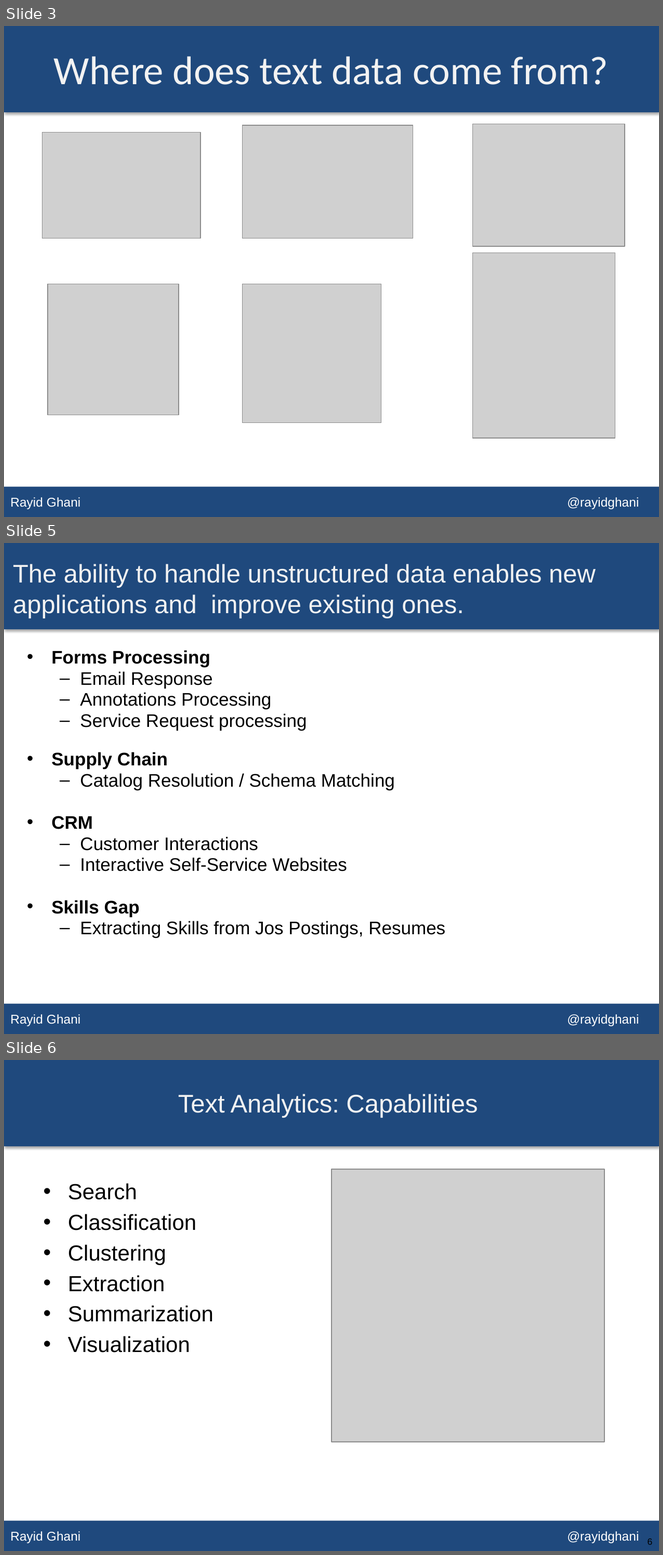
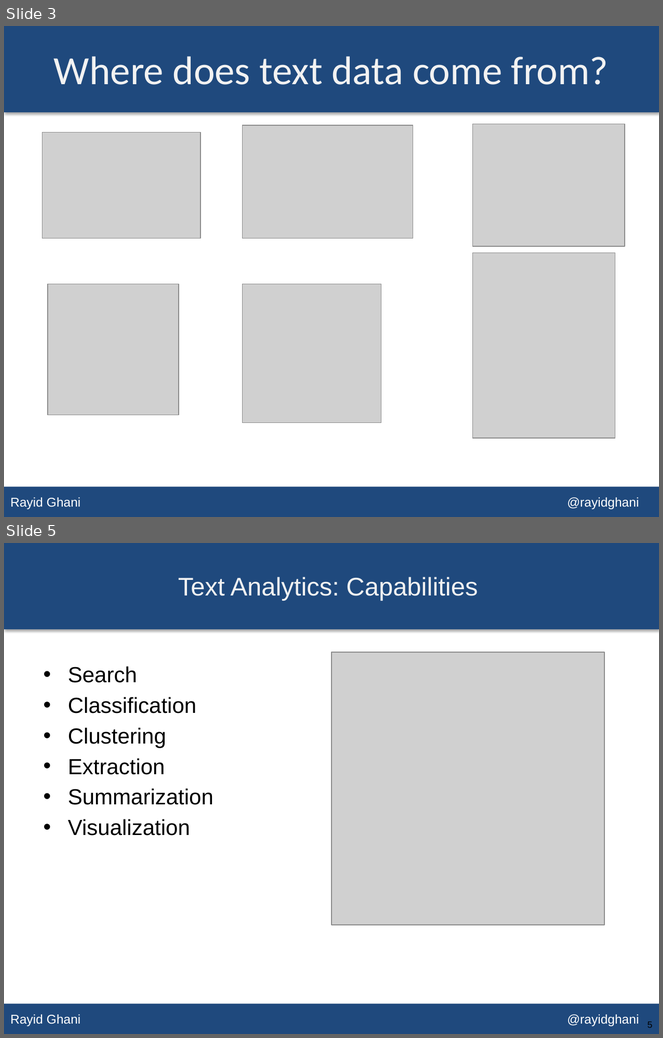
Before and after one commit to dssg/MLforPublicPolicy, a slide deck: Lectures/Lecture 12 - Text Analysis.pptx. Shown one above the other, each under a label of ours: slides 3, 5 and 6 before the commit, slides 3 and 5 after it; the slides between them are not shown. The pictures are 663x1555 and 663x1038 pixels, drawn with LibreOffice and Linux fonts; fonts in the diff are those of the drawing; grey boxes stand for pictures. Boxes give left, top, right and bottom in pixels: in the first picture for what was removed or moved away, otherwise in the second. Text is boxed around its words. In the diff, an @@ line names an element or a change of style, - is before the commit and + after.

Commit message:
updated text analysis lecture

```diff
--- a/Lectures/Lecture 12 - Text Analysis.pptx
+++ b/Lectures/Lecture 12 - Text Analysis.pptx
@@ slide 5 removed at [4,543,659,1034], background #FFFFFF; not listed: 2 template elements that a slide beside it also shows @@
@@ title removed at [13,564,596,618] @@
-The ability to handle unstructured data enables new applications and improve existing ones.
@@ text removed at [51,650,445,938] @@
-• Forms Processing
-  – Email Response
-  – Annotations Processing
-  – Service Request processing
-• Supply Chain
-  – Catalog Resolution / Schema Matching
-• CRM
-  – Customer Interactions
-  – Interactive Self-Service Websites
-• Skills Gap
-  – Extracting Skills from Jos Postings, Resumes
@@ what was slide 6 is now slide 5 @@
```
Also in this commit, not shown: 4 slides changed, 19 slides added, 3 other slides removed, 1 other file.
